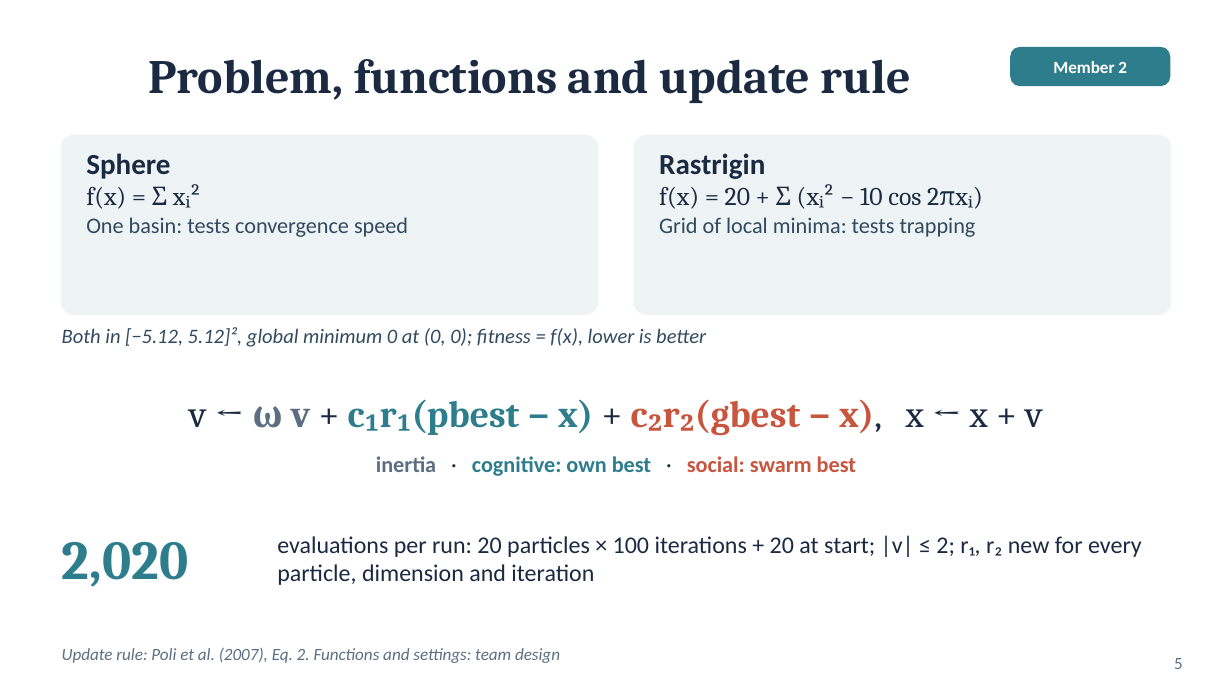
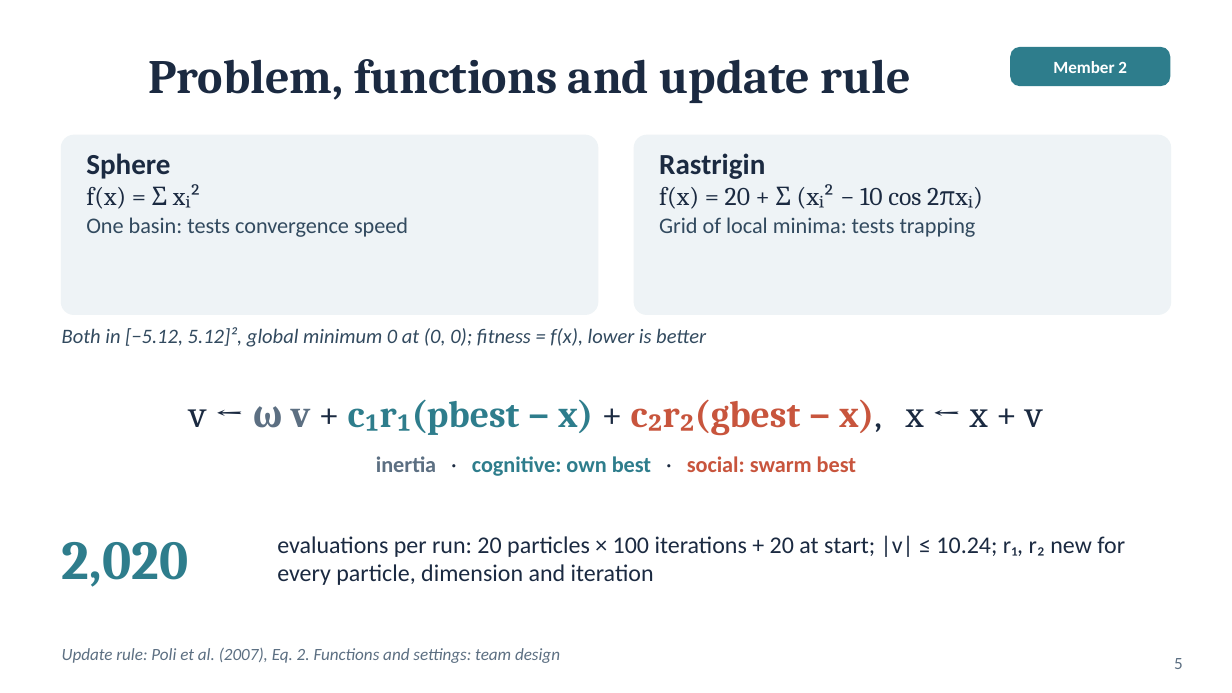
Before and after one commit to huynhhuuphucminh/Seminar-AI, a slide deck: slide 5 of 05_Slide/Slide_Seminar_PSO.pptx. Drawn at 1232x693 pixels with LibreOffice and Linux fonts; fonts in the diff are those of the drawing. Boxes give left, top, right and bottom in pixels: in the first picture for what was removed or moved away, otherwise in the second. Text is boxed around its words. In the diff, an @@ line names an element or a change of style, - is before the commit and + after.

```diff
--- a/05_Slide/Slide_Seminar_PSO.pptx
+++ b/05_Slide/Slide_Seminar_PSO.pptx
@@ text at <box>277,535,1125,585</box>: text changed @@
-evaluations per run: 20 particles × 100 iterations + 20 at start; |v| ≤ 2; r₁, r₂ new for every particle, dimension and iteration
+evaluations per run: 20 particles × 100 iterations + 20 at start; |v| ≤ 10.24; r₁, r₂ new for every particle, dimension and iteration
```
Also in this commit, not shown: 6 other slides changed, 1 other file.
